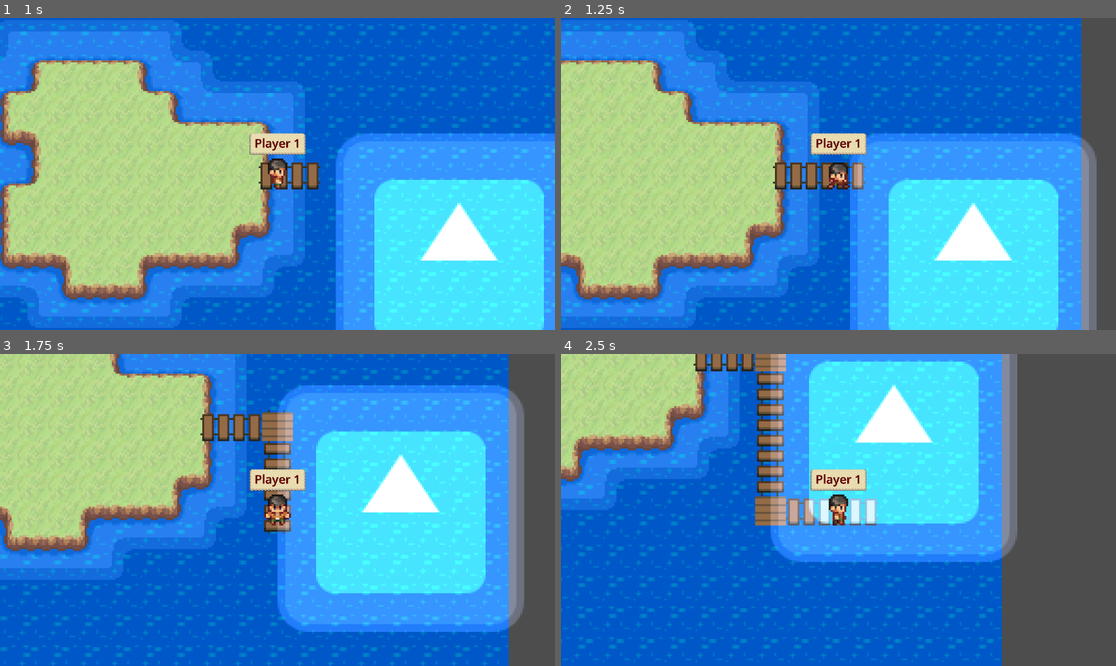
Above: before the commit, frames 1-4 (two rows, left to right).
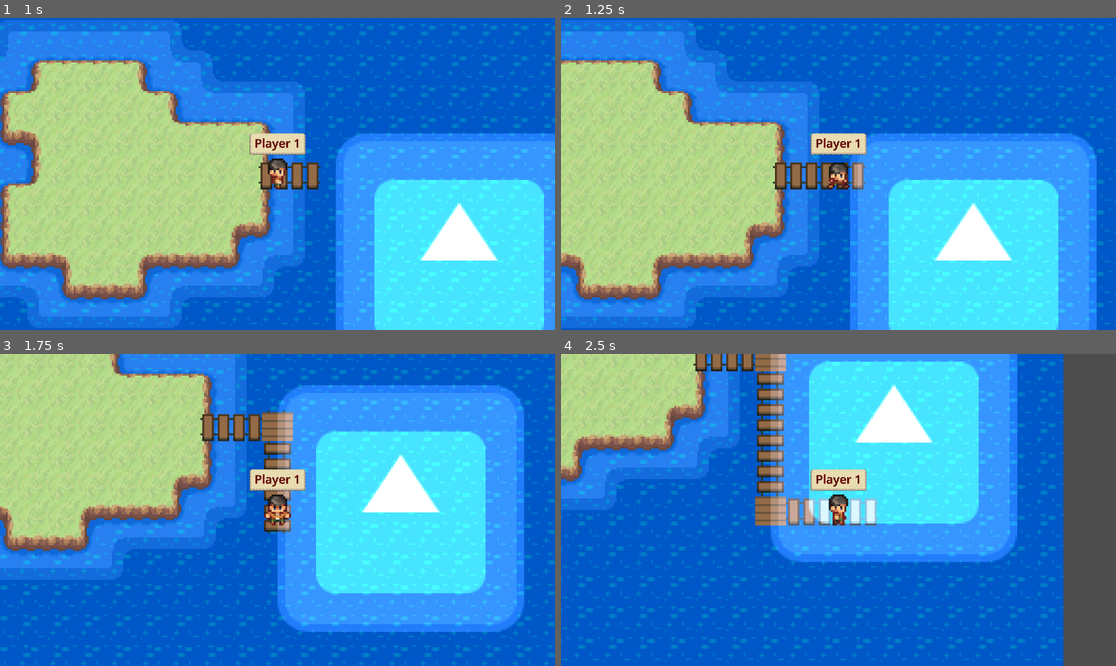
Above: after the commit, the same moments.

Repository: filippo-orru/island-tag-game
Game: Godot game, scene res://world.tscn
Two runs of this game, one before a commit and one after it. Both use one fixed random seed, a clock stepped at 60 frames per second and the inputs below. The engine's default icon, where the game draws it, is replaced by a stand-in: a white triangle on a blue panel in a dark square.
Inputs:
- Up to frame 1 (1 s): tap Enter at 0.5 s; hold Right (ui_right) from 0.53 s (still down)
- Up to frame 2 (1.25 s): keep holding Right (ui_right)
- Up to frame 3 (1.75 s): release Right (ui_right) at 1.28 s; hold Down (ui_down) from 1.28 s (still down)
- Up to frame 4 (2.5 s): release Down (ui_down) at 2.03 s; hold Right (ui_right) from 2.03 s (still down)

Frame 1 is identical in both runs. In frame 2, 6.3% of the frame differs, in the area x 93-100%, y 0-100%; in frame 3, 8.4%; in frame 4, 11%, in the area x 79-91%, y 0-100%.

Commit message:
Rename + start add infinite water

Diff:
--- a/Player.gd
+++ b/Player.gd
@@ -2,7 +2,7 @@
 
 const DEFAULT_SPEED = 200.0
 const PLANK_SPAWN_SPEED = 100.0
-const GRID_SIZE = 16
+const GRID_SIZE = GameWorld.GRID_SIZE
 
 var fromPos = Vector2i(0, 0)
 var targetPos = Vector2i(0, 0)
@@ -48,9 +48,9 @@
 			$AnimationPlayer.play("walk_down")
 			targetPos.y += 1
 
-		var isTargetWalkable = World.isWalkable(targetPos)
+		var isTargetWalkable = GameWorld.isWalkable(targetPos)
 		if !isTargetWalkable:
-			World.spawn_plank(fromPos, targetPos)
+			GameWorld.spawn_plank(fromPos, targetPos)
 			currentMovementSpeed = PLANK_SPAWN_SPEED
 		else:
 			currentMovementSpeed = DEFAULT_SPEED
--- /dev/null
+++ b/WaterBackground.gd
@@ -0,0 +1,9 @@
+extends TileMap
+
+
+@onready var activeCamera: Camera2D = get_viewport().get_camera_2d()
+
+func _process(delta):
+	self.position.x = int(activeCamera.position.x) / GameWorld.GRID_SIZE
+	self.position.y = int(activeCamera.position.y) / GameWorld.GRID_SIZE
+	print(self.position.x, self.position.y)
--- a/World.gd
+++ b/World.gd
@@ -1,9 +1,11 @@
 extends Node2D
-class_name World
+class_name GameWorld
+
+const GRID_SIZE = 16
 
 @onready var tile_map: TileMap = $Map/Island
 
-static var _instance: World = null
+static var _instance: GameWorld = null
 
 func _ready():
 	_instance = self if _instance == null else _instance
--- a/world.tscn
+++ b/world.tscn
@@ -1,10 +1,11 @@
-[gd_scene load_steps=8 format=3 uid="uid://bdlafsg6ckc8h"]
+[gd_scene load_steps=9 format=3 uid="uid://bdlafsg6ckc8h"]
 
 [ext_resource type="Script" path="res://World.gd" id="1_3v4c7"]
 [ext_resource type="Script" path="res://Water.gd" id="1_bmu76"]
 [ext_resource type="TileSet" uid="uid://81ugtyb0pa7t" path="res://map.tres" id="1_e2slv"]
 [ext_resource type="Texture2D" uid="uid://fof0rbb3joao" path="res://icon.svg" id="1_jkumn"]
-[ext_resource type="PackedScene" uid="uid://c4ll6sfrlstyu" path="res://player.tscn" id="5_b60ij"]
+[ext_resource type="PackedScene" path="res://player.tscn" id="5_b60ij"]
+[ext_resource type="Script" path="res://WaterBackground.gd" id="5_uph1g"]
 
 [sub_resource type="CanvasItemMaterial" id="CanvasItemMaterial_3kkhv"]
 blend_mode = 1
@@ -12,7 +13,7 @@
 [sub_resource type="RectangleShape2D" id="RectangleShape2D_ebxv2"]
 size = Vector2(128, 128)
 
-[node name="World" type="Node2D"]
+[node name="GameWorld" type="Node2D"]
 script = ExtResource("1_3v4c7")
 
 [node name="Block" type="Area2D" parent="."]
@@ -33,11 +34,12 @@
 position = Vector2(-8, -8)
 
 [node name="WaterBackground" type="TileMap" parent="Map"]
-position = Vector2(-32, -16)
+position = Vector2(2.08165e-12, 2.08165e-12)
 tile_set = ExtResource("1_e2slv")
 format = 2
 layer_0/z_index = -2
 layer_0/tile_data = PackedInt32Array(-917514, 2752512, 11, -851978, 2752512, 11, -786442, 2752512, 11, -720906, 2752512 …(20346 unchanged characters)…
+script = ExtResource("5_uph1g")
 
 [node name="Island" type="TileMap" parent="Map"]
 tile_set = ExtResource("1_e2slv")
